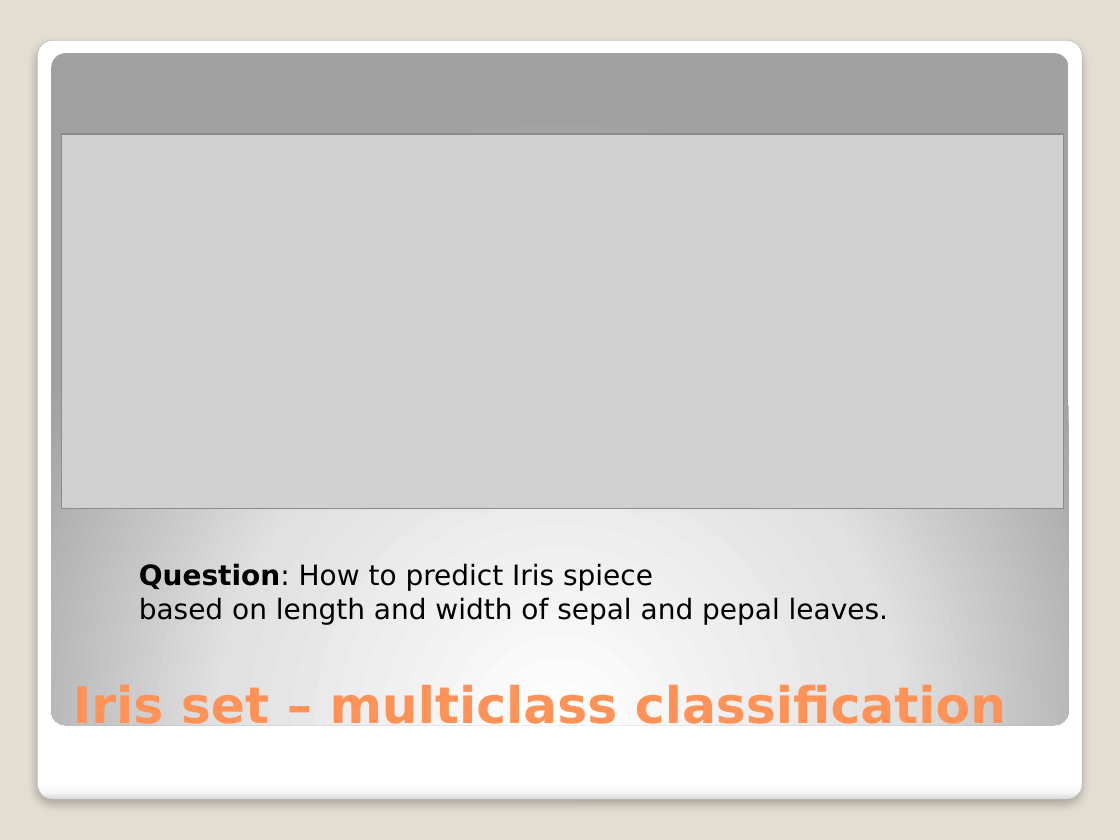
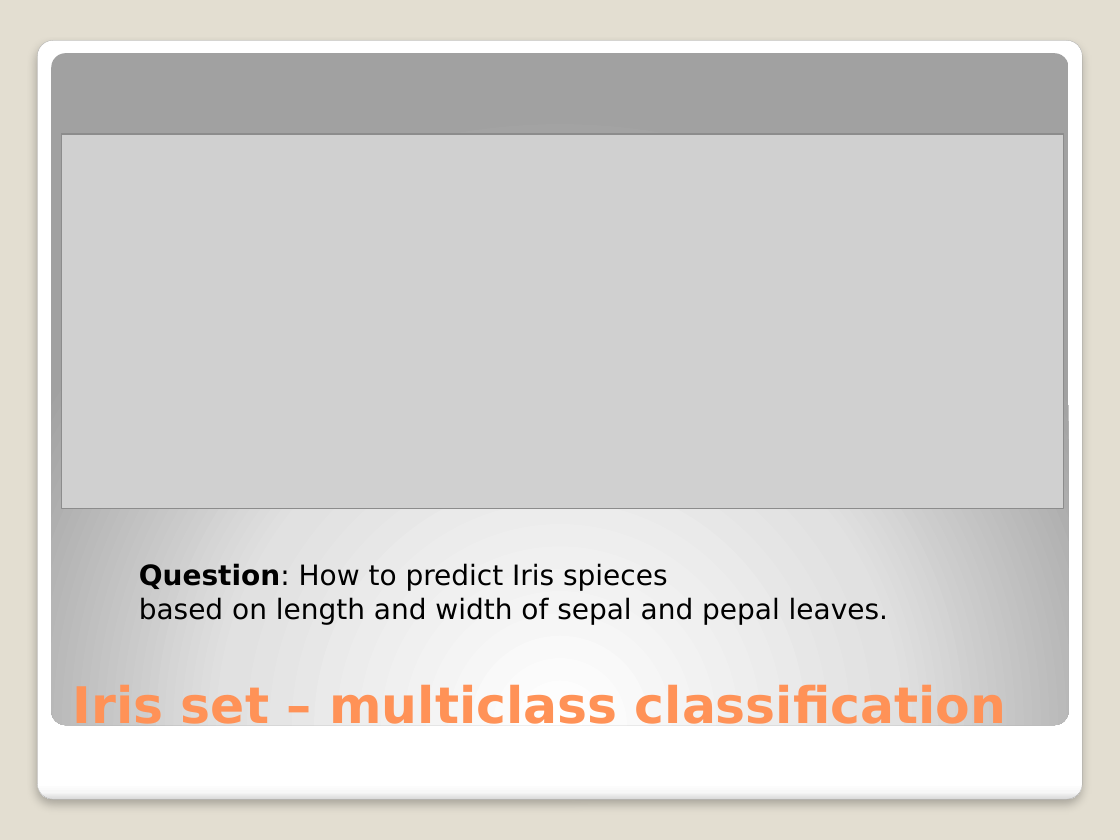
Before and after one commit to djkormo/mlnet-cli, a slide deck: slide 36 of presentation/Machine learning in Azure without Python.pptx. Drawn at 1120x840 pixels with LibreOffice and Linux fonts; fonts in the diff are those of the drawing; grey boxes stand for pictures. Boxes give left, top, right and bottom in pixels: in the first picture for what was removed or moved away, otherwise in the second. Text is boxed around its words. In the diff, an @@ line names an element or a change of style, - is before the commit and + after.

```diff
--- a/presentation/Machine learning in Azure without Python.pptx
+++ b/presentation/Machine learning in Azure without Python.pptx
@@ text at bbox=[139, 563, 667, 591]: text changed @@
-Question: How to predict Iris spiece
+Question: How to predict Iris spieces
```
Also in this commit, not shown: 10 other slides changed.
